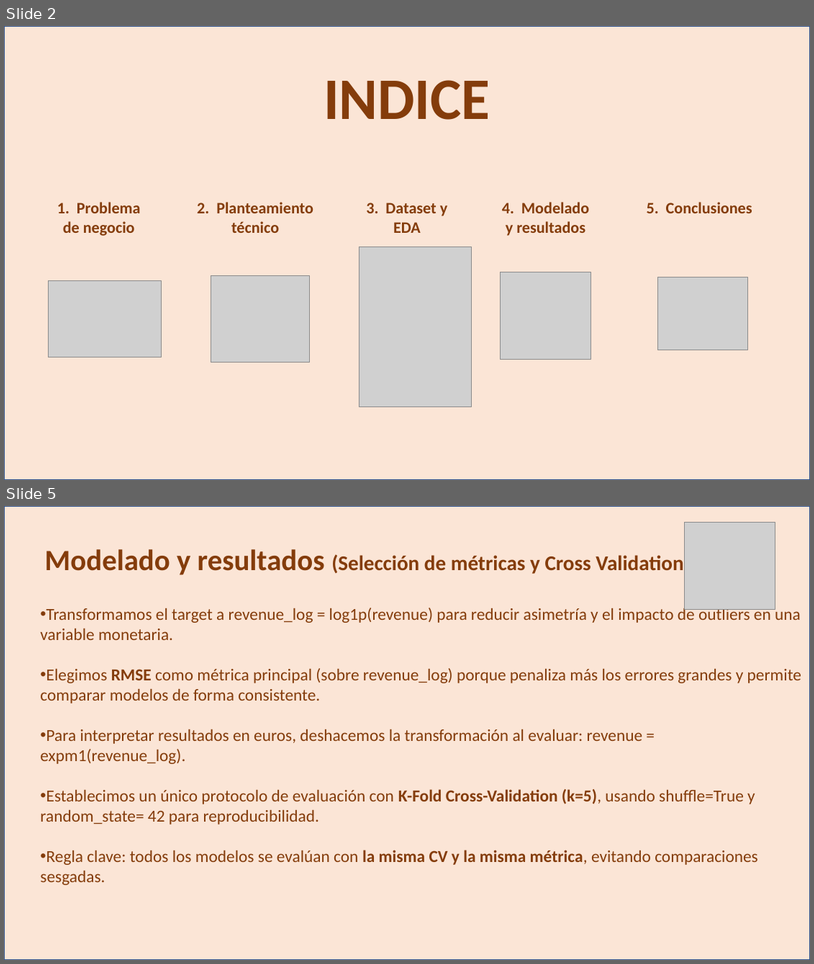
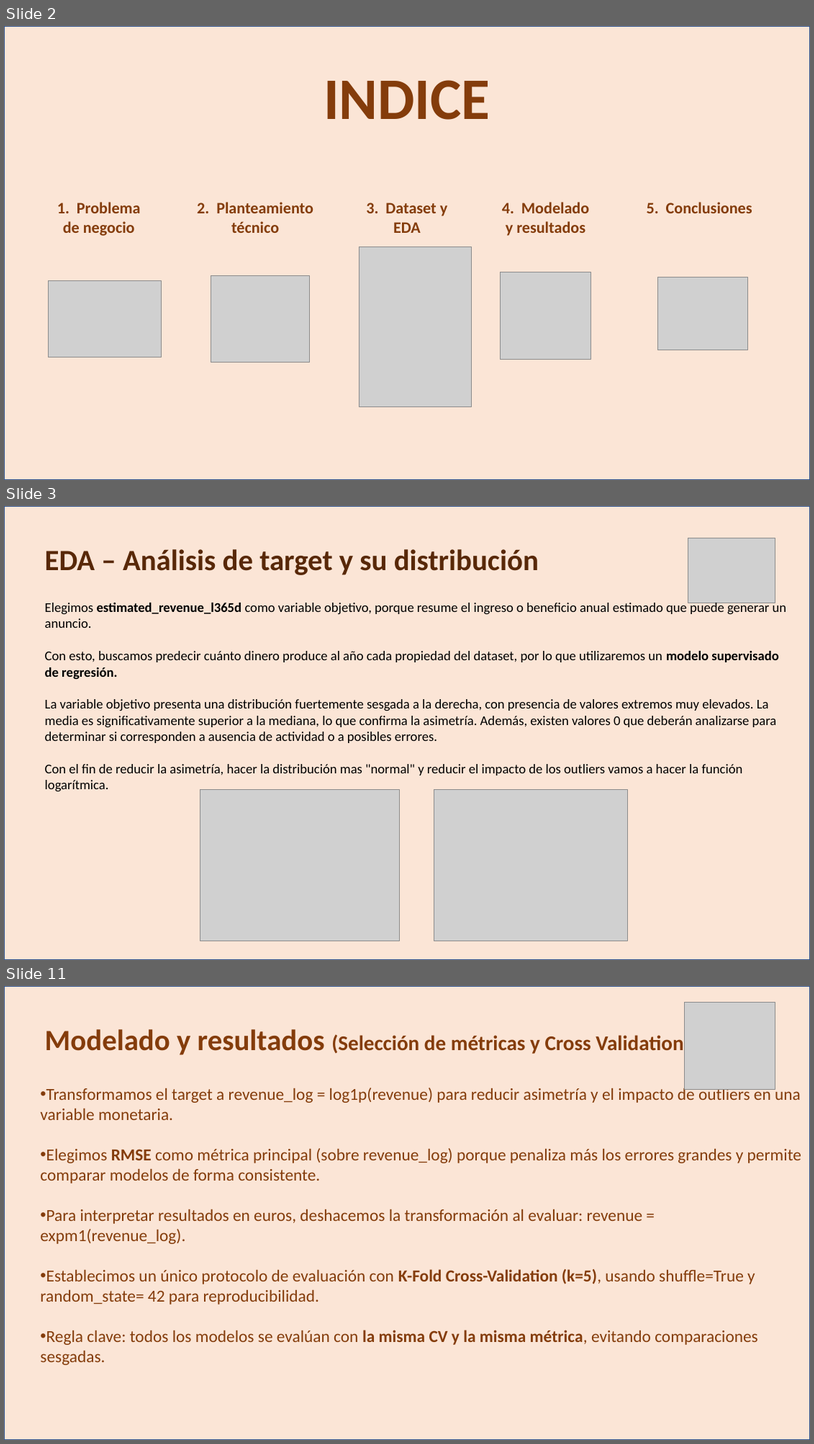
Before and after one commit to HimuraFresh/ML_-Grupo_1-, a slide deck: ML_ppt.pptx. Shown one above the other, each under a label of ours: slides 2 and 5 before the commit, slides 2, 3 and 11 after it; the slides between them are not shown. The pictures are 814x964 and 814x1444 pixels, drawn with LibreOffice and Linux fonts; fonts in the diff are those of the drawing; grey boxes stand for pictures. Boxes give left, top, right and bottom in pixels: in the first picture for what was removed or moved away, otherwise in the second. Text is boxed around its words. In the diff, an @@ line names an element or a change of style, - is before the commit and + after.

```diff
--- a/ML_ppt.pptx
+++ b/ML_ppt.pptx
@@ slide 3 added at bbox=[4, 506, 810, 960], background #FFFFFF @@
@@ rectangle added at bbox=[4, 506, 810, 960], fill #FBE5D6, outline #325490 1 pt @@
@@ picture added at bbox=[689, 538, 776, 602] @@
@@ text added at bbox=[45, 549, 539, 575], 35 pt, text #582808, bold @@
+EDA – Análisis de target y su distribución
@@ text added at bbox=[45, 601, 787, 791], 16 pt, text #000000 @@
+Elegimos estimated_revenue_l365d como variable objetivo, porque resume el ingreso o beneficio anual estimado que puede generar un anuncio.
+Con esto, buscamos predecir cuánto dinero produce al año cada propiedad del dataset, por lo que utilizaremos un modelo supervisado de regresión.
+La variable objetivo presenta una distribución fuertemente sesgada a la derecha, con presencia de valores extremos muy elevados. La media es significativamente superior a la mediana, lo que confirma la asimetría. Además, existen valores 0 que deberán analizarse para determinar si corresponden a ausencia de actividad o a posibles errores.
+Con el fin de reducir la asimetría, hacer la distribución mas "normal" y reducir el impacto de los outliers vamos a hacer la función logarítmica.
@@ picture added at bbox=[200, 790, 399, 941] @@
@@ picture added at bbox=[434, 790, 628, 941] @@
@@ what was slide 5 is now slide 11 @@
```
Also in this commit, not shown: 2 slides changed, 5 other slides added.
